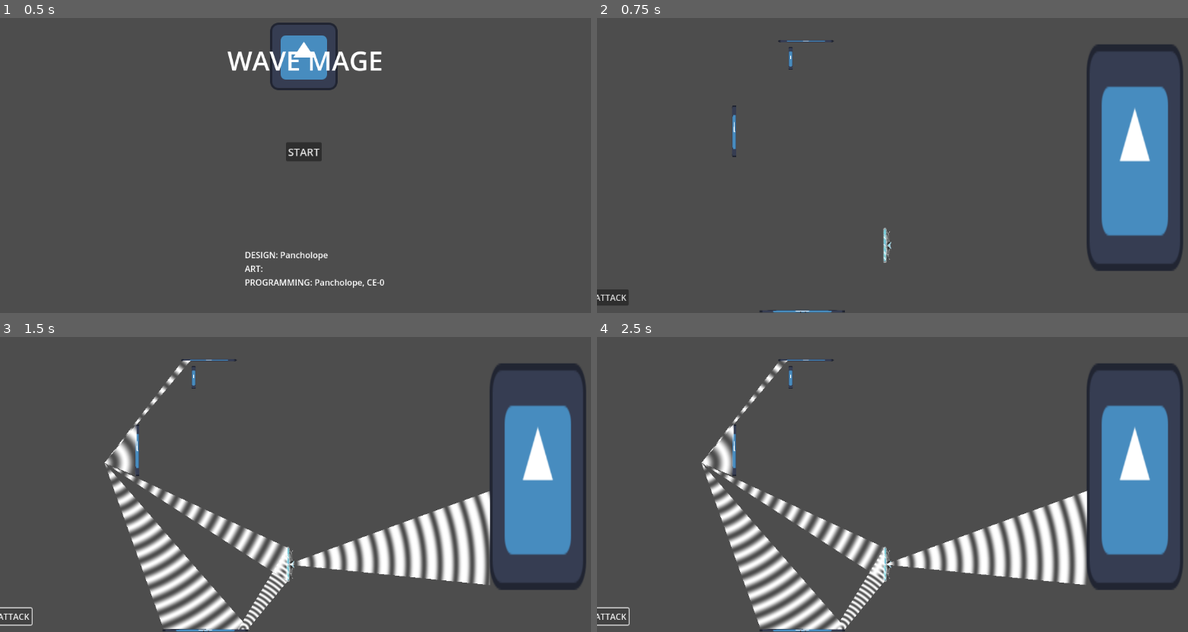
Above: before the commit, frames 1-4 (two rows, left to right).
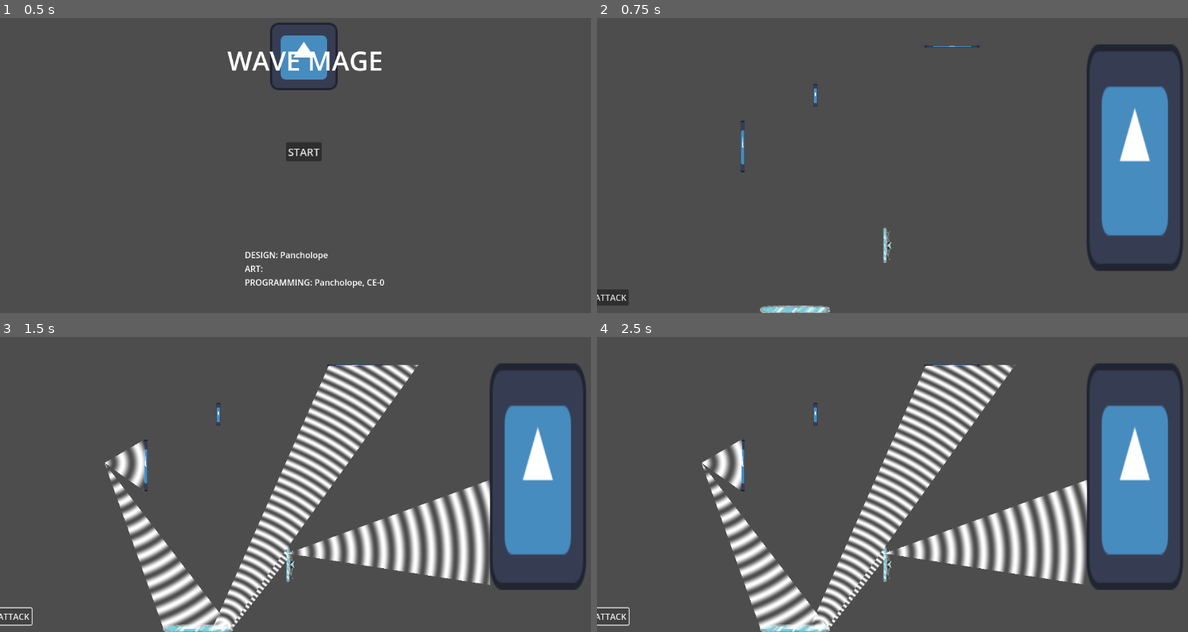
Above: after the commit, the same moments.

Repository: pancholope321/Wave-Mage
Game: Godot game, scene res://Scenes/mainMenu.tscn
The game is run twice, just before and just after one commit, with the same random seed, the same clock (stepped at 60 frames per second) and the same inputs. The project has no main scene, so this scene is started directly. The engine's default icon, where the game draws it, is replaced by a stand-in: a white triangle on a blue panel in a dark square.
Inputs:
- Up to frame 1 (0.5 s): no input
- Up to frame 2 (0.75 s): click "START" at 0.5 s
- Up to frame 3 (1.5 s): click "ATTACK" at 1.25 s
- Up to frame 4 (2.5 s): click "ATTACK" at 2 s

Frame 1 is identical in both runs. In frame 2, 0.6% of the frame differs, in the area x 22-65%, y 7-100%; in frame 3, 16%; in frame 4, 16%, in the area x 17-84%, y 7-100%.
Error before the commit: Invalid access to property or key 'id' on a base object of type 'Dictionary'. (res://Scripts/Game/wave_controller.gd:116)
Error after the commit: Invalid access to property or key 'id' on a base object of type 'Dictionary'. (res://Scripts/Game/wave_controller.gd:115)

Commit message:
movable mirror

Diff:
--- a/Scenes/fightScene.tscn
+++ b/Scenes/fightScene.tscn
@@ -1,8 +1,9 @@
-[gd_scene load_steps=5 format=3 uid="uid://cmwrawjnsytee"]
+[gd_scene load_steps=6 format=3 uid="uid://cmwrawjnsytee"]
 
 [ext_resource type="Texture2D" uid="uid://ck8qkbfchmk86" path="res://icon.svg" id="1_d1vt0"]
 [ext_resource type="Script" uid="uid://l8qslq27mojq" path="res://Scripts/Game/wave_controller.gd" id="1_viax6"]
 [ext_resource type="PackedScene" uid="uid://c4meincvq4xs" path="res://Structures/duplicator.tscn" id="2_yk4my"]
+[ext_resource type="PackedScene" uid="uid://0rn3vhsia6i5" path="res://Structures/mirror.tscn" id="3_57ar5"]
 [ext_resource type="Script" uid="uid://dtvjko8dykvcr" path="res://Scripts/Game/structure_pos_controller.gd" id="4_57ar5"]
 
 [node name="fight" type="Node2D"]
@@ -28,7 +29,7 @@
 position = Vector2(545, 488)
 
 [node name="wallPoint3" type="Node2D" parent="."]
-position = Vector2(259, 253)
+position = Vector2(275, 282)
 
 [node name="Sprite2D" type="Sprite2D" parent="wallPoint3"]
 position = Vector2(1.25001, 50)
@@ -39,7 +40,7 @@
 position = Vector2(-1, 99)
 
 [node name="wallPoint5" type="Node2D" parent="."]
-position = Vector2(367, 143)
+position = Vector2(414, 213)
 
 [node name="Sprite2D" type="Sprite2D" parent="wallPoint5"]
 position = Vector2(-2.86102e-06, 22)
@@ -49,29 +50,11 @@
 [node name="wallPoint6" type="Node2D" parent="wallPoint5"]
 position = Vector2(0, 44)
 
-[node name="mirrorPoint1" type="Node2D" parent="."]
+[node name="mirrorPoint1" parent="." instance=ExtResource("3_57ar5")]
 position = Vector2(310, 642)
 
-[node name="Sprite2D" type="Sprite2D" parent="mirrorPoint1"]
-position = Vector2(79.25, 3.00001)
-scale = Vector2(1.26172, 0.0390626)
-texture = ExtResource("1_d1vt0")
-
-[node name="Sprite2D" type="Sprite2D" parent="mirrorPoint1/Sprite2D"]
-position = Vector2(1.25001, 27)
-scale = Vector2(0.0664061, 0.40625)
-texture = ExtResource("1_d1vt0")
-
-[node name="Sprite2D" type="Sprite2D" parent="mirrorPoint1/Sprite2D/Sprite2D"]
-position = Vector2(1.25001, 27)
-scale = Vector2(0.0664061, 0.40625)
-texture = ExtResource("1_d1vt0")
-
-[node name="mirrorPoint2" type="Node2D" parent="mirrorPoint1"]
-position = Vector2(163, 1)
-
 [node name="mirrorPoint3" type="Node2D" parent="."]
-position = Vector2(447, 132)
+position = Vector2(724, 142)
 
 [node name="Sprite2D" type="Sprite2D" parent="mirrorPoint3"]
 position = Vector2(-51, 0)
@@ -81,7 +64,7 @@
 [node name="mirrorPoint4" type="Node2D" parent="mirrorPoint3"]
 position = Vector2(-101, 1)
 
-[node name="waveController" type="Node2D" parent="." node_paths=PackedStringArray("wave_start", "wave_end1", "wave_end2", "duplicator", "wall_point_3", "wall_point_4", "wall_point_5", "wall_point_6", "mirror_point_1", "mirror_point_2", "mirror_point_3", "mirror_point_4")]
+[node name="waveController" type="Node2D" parent="." node_paths=PackedStringArray("wave_start", "wave_end1", "wave_end2", "duplicator", "wall_point_3", "wall_point_4", "wall_point_5", "wall_point_6", "mirror", "mirror_point_3", "mirror_point_4")]
 script = ExtResource("1_viax6")
 wave_start = NodePath("../waveStart")
 wave_end1 = NodePath("../waveEnd1")
@@ -91,8 +74,7 @@
 wall_point_4 = NodePath("../wallPoint3/wallPoint4")
 wall_point_5 = NodePath("../wallPoint5")
 wall_point_6 = NodePath("../wallPoint5/wallPoint6")
-mirror_point_1 = NodePath("../mirrorPoint1")
-mirror_point_2 = NodePath("../mirrorPoint1/mirrorPoint2")
+mirror = NodePath("../mirrorPoint1")
 mirror_point_3 = NodePath("../mirrorPoint3")
 mirror_point_4 = NodePath("../mirrorPoint3/mirrorPoint4")
 
--- a/Scripts/Game/wave_controller.gd
+++ b/Scripts/Game/wave_controller.gd
@@ -9,8 +9,7 @@
 @export var wall_point_5:Node2D
 @export var wall_point_6:Node2D
 
-@export var mirror_point_1:Node2D
-@export var mirror_point_2:Node2D
+@export var mirror:Node2D
 
 @export var mirror_point_3:Node2D
 @export var mirror_point_4:Node2D
@@ -39,9 +38,9 @@
 		"endPos": wall_point_6.global_position,
 		"node":wall_point_5},
 		{"id":4,"powerName":"mirror",
-		"startPos": mirror_point_2.global_position,
-		"endPos": mirror_point_1.global_position,
-		"node":mirror_point_1},
+		"startPos": mirror.get_two_points()[0].global_position,
+		"endPos": mirror.get_two_points()[1].global_position,
+		"node":mirror},
 		{"id":5,"powerName":"mirror",
 		"startPos": mirror_point_4.global_position,
 		"endPos": mirror_point_3.global_position,
@@ -148,7 +147,7 @@
 	for structure in Structures:
 		if structure.id == id:
 			if structure.node.has_method("get_context"):
-				return structure.get_context()
+				return structure.node.get_context()
 			break
 	return {}
 
--- a/Scripts/structureOrganizator.gd
+++ b/Scripts/structureOrganizator.gd
@@ -2,17 +2,24 @@
 
 @export var point1:Area2D
 @export var point2:Node2D
+@onready var my_sprite = $Sprite2D
 @export var horizontal=false
 @export var mirror=false
+@export var inverted=false
+
 var is_dragging=false
 var mouse_offset=Vector2(0,0)
+var waveStartingPoint=Vector2(576,324)
+func setup_wave_starting_point(point):
+	waveStartingPoint=point
 
 func _ready() -> void:
 	mouse_offset=(point1.position+point2.position)/2.0
 
 func get_two_points():
+	if mirror and !inverted:
+		return [point2,point1]
 	return [point1,point2]
-
 
 func _input_event(viewport, event, shape_idx):
 	if event is InputEventMouseButton and event.button_index == MOUSE_BUTTON_LEFT:
@@ -26,3 +33,16 @@
 func _process(delta):
 	if is_dragging:
 		global_position = get_global_mouse_position() + mouse_offset
+		if mirror:
+			if self.global_position.y>waveStartingPoint.y:
+				inverted=false
+				my_sprite.flip_v=false
+			else:
+				inverted=true
+				my_sprite.flip_v=true
+
+func get_context():
+	if mirror:
+		return {"mirror_inverted":inverted}
+	else:
+		return {}
--- /dev/null
+++ b/Structures/mirror.tscn
@@ -0,0 +1,26 @@
+[gd_scene load_steps=4 format=3 uid="uid://0rn3vhsia6i5"]
+
+[ext_resource type="Script" uid="uid://c24gih0xbu7c2" path="res://Scripts/structureOrganizator.gd" id="1_b2u6c"]
+[ext_resource type="Texture2D" uid="uid://co765vsy1ce3v" path="res://Sprites/Structure Sprites/silver_mirror.png" id="2_o055h"]
+
+[sub_resource type="RectangleShape2D" id="RectangleShape2D_y1olj"]
+size = Vector2(152, 28)
+
+[node name="mirrorPoint1" type="Area2D" node_paths=PackedStringArray("point1", "point2")]
+script = ExtResource("1_b2u6c")
+point1 = NodePath(".")
+point2 = NodePath("mirrorPoint2")
+horizontal = true
+mirror = true
+
+[node name="Sprite2D" type="Sprite2D" parent="."]
+position = Vector2(66, -2.38419e-07)
+scale = Vector2(1.42, 1.42)
+texture = ExtResource("2_o055h")
+
+[node name="mirrorPoint2" type="Node2D" parent="."]
+position = Vector2(130, 1)
+
+[node name="CollisionShape2D" type="CollisionShape2D" parent="."]
+position = Vector2(65, 0)
+shape = SubResource("RectangleShape2D_y1olj")
Not shown, added: Sound/Music/Wavemage battle theme intro.wav.import
Not shown, added: Sound/Music/Wavemage battle theme main loop.wav.import
Binary file added: Sprites/Structure Sprites/silver_mirror.png
Not shown, added: Sprites/Structure Sprites/silver_mirror.png.import
